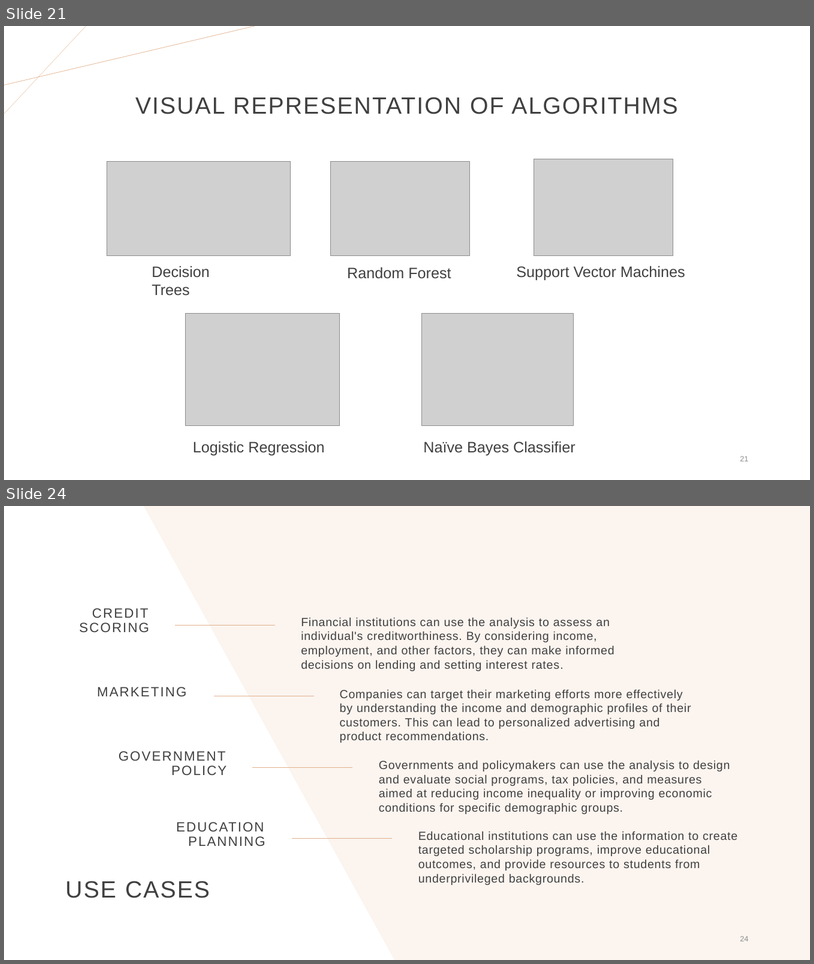
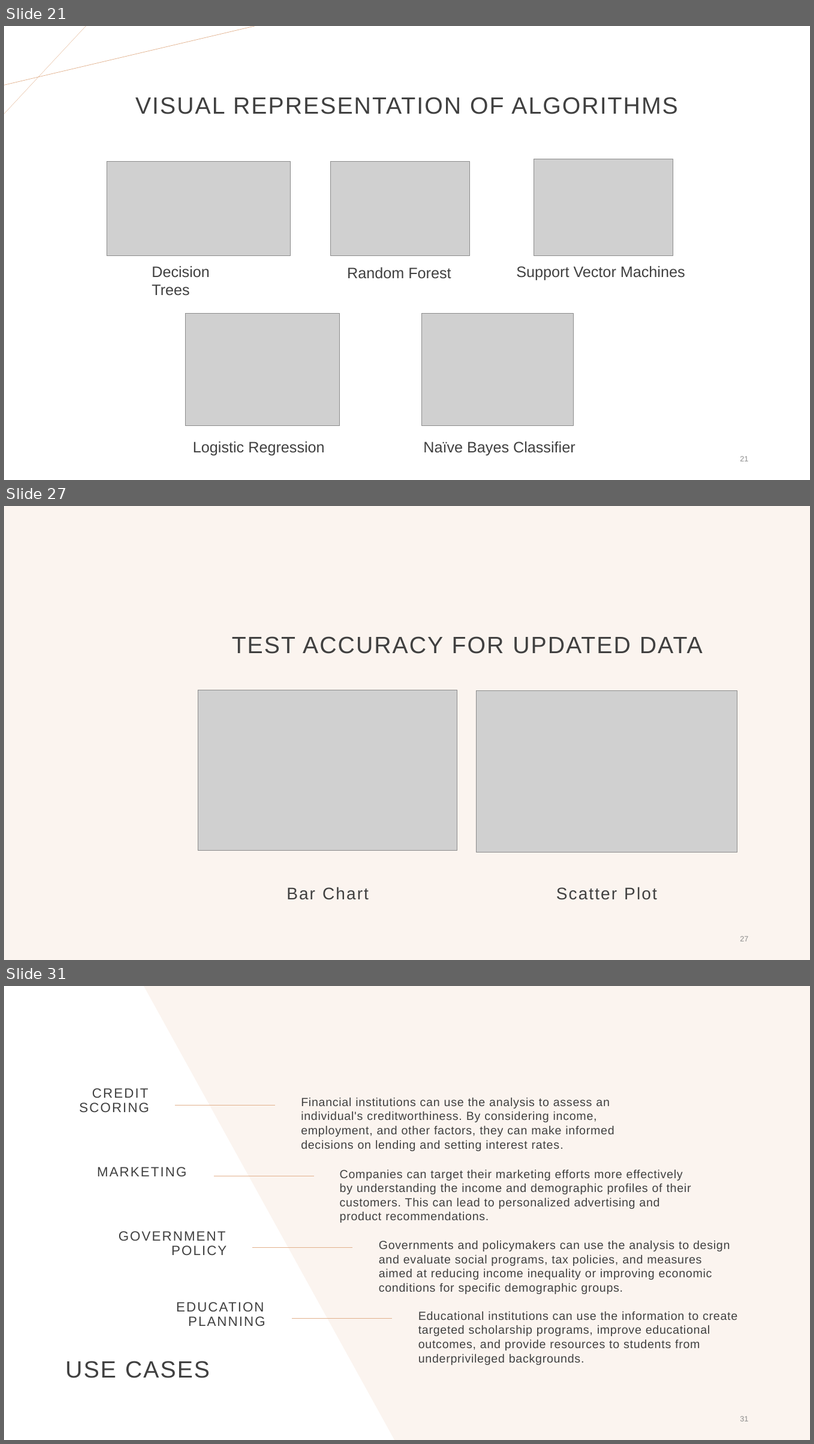
Before and after one commit to Hetansh-patel/Income-Prediction-With-R, a slide deck: R Project.pptx. Shown one above the other, each under a label of ours: slides 21 and 24 before the commit, slides 21, 27 and 31 after it; the slides between them are not shown. The pictures are 814x964 and 814x1444 pixels, drawn with LibreOffice and Linux fonts; fonts in the diff are those of the drawing; grey boxes stand for pictures; background and template pictures are left out. Boxes give left, top, right and bottom in pixels: in the first picture for what was removed or moved away, otherwise in the second. Text is boxed around its words. In the diff, an @@ line names an element or a change of style, - is before the commit and + after.

```diff
--- a/R Project.pptx
+++ b/R Project.pptx
@@ slide 27 added at (x1=4, y1=506, x2=810, y2=960), background #FBF4EF @@
@@ title added at (x1=232, y1=636, x2=703, y2=654), 28 pt, text #404040 @@
+TEST ACCURACY FOR UPDATED DATA
@@ picture added at (x1=198, y1=690, x2=458, y2=850) @@
@@ picture added at (x1=476, y1=691, x2=737, y2=852) @@
@@ text added at (x1=287, y1=886, x2=369, y2=900), 20 pt, text #404040 @@
+Bar Chart
@@ text added at (x1=557, y1=886, x2=657, y2=900), 20 pt, text #404040 @@
+Scatter Plot
@@ page number added at (x1=740, y1=936, x2=749, y2=941), 9 pt, text #8C8C8C @@
+27
@@ what was slide 24 is now slide 31 @@
@@ page number at (x1=740, y1=1416, x2=749, y2=1421): text changed @@
-24
+31
```
Also in this commit, not shown: 4 slides changed, 7 other slides added, 2 slides removed.
